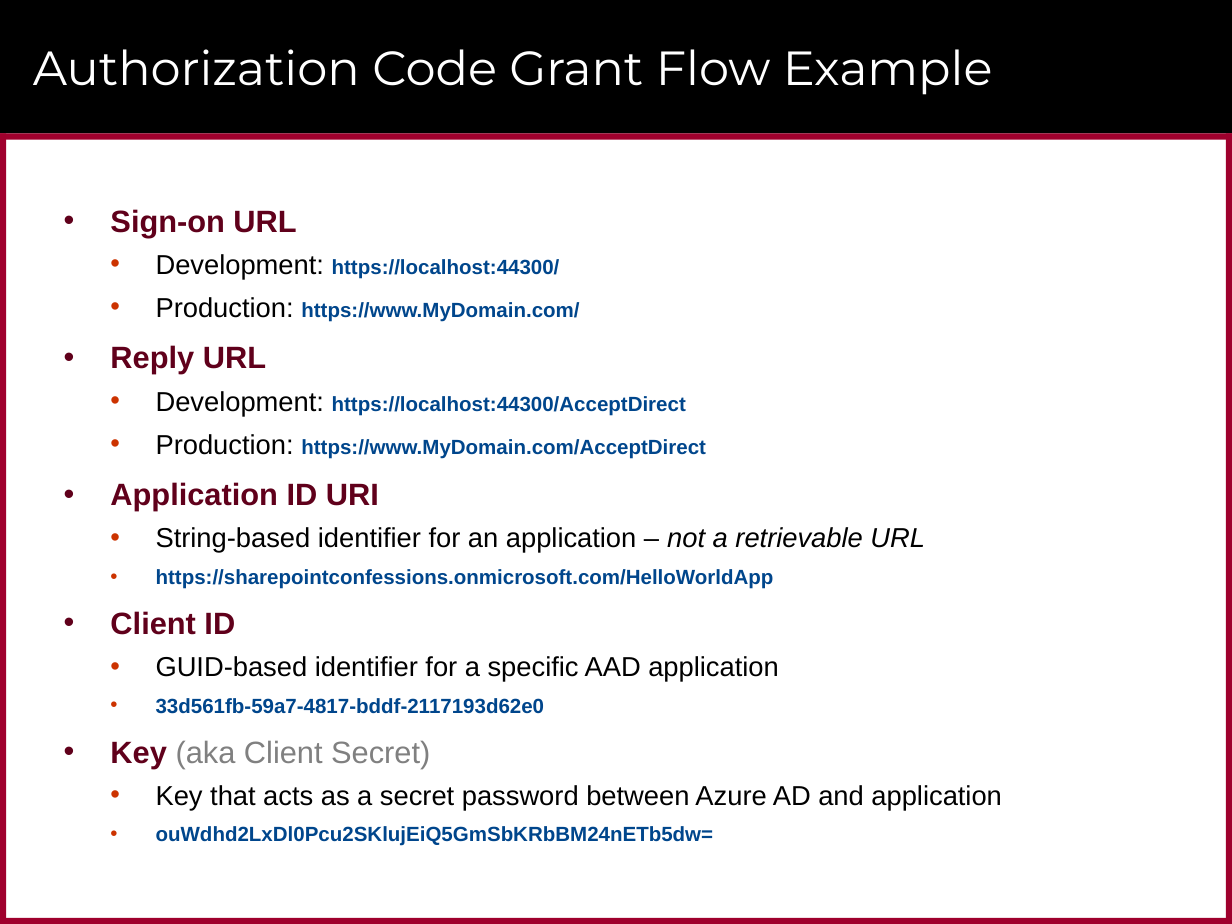
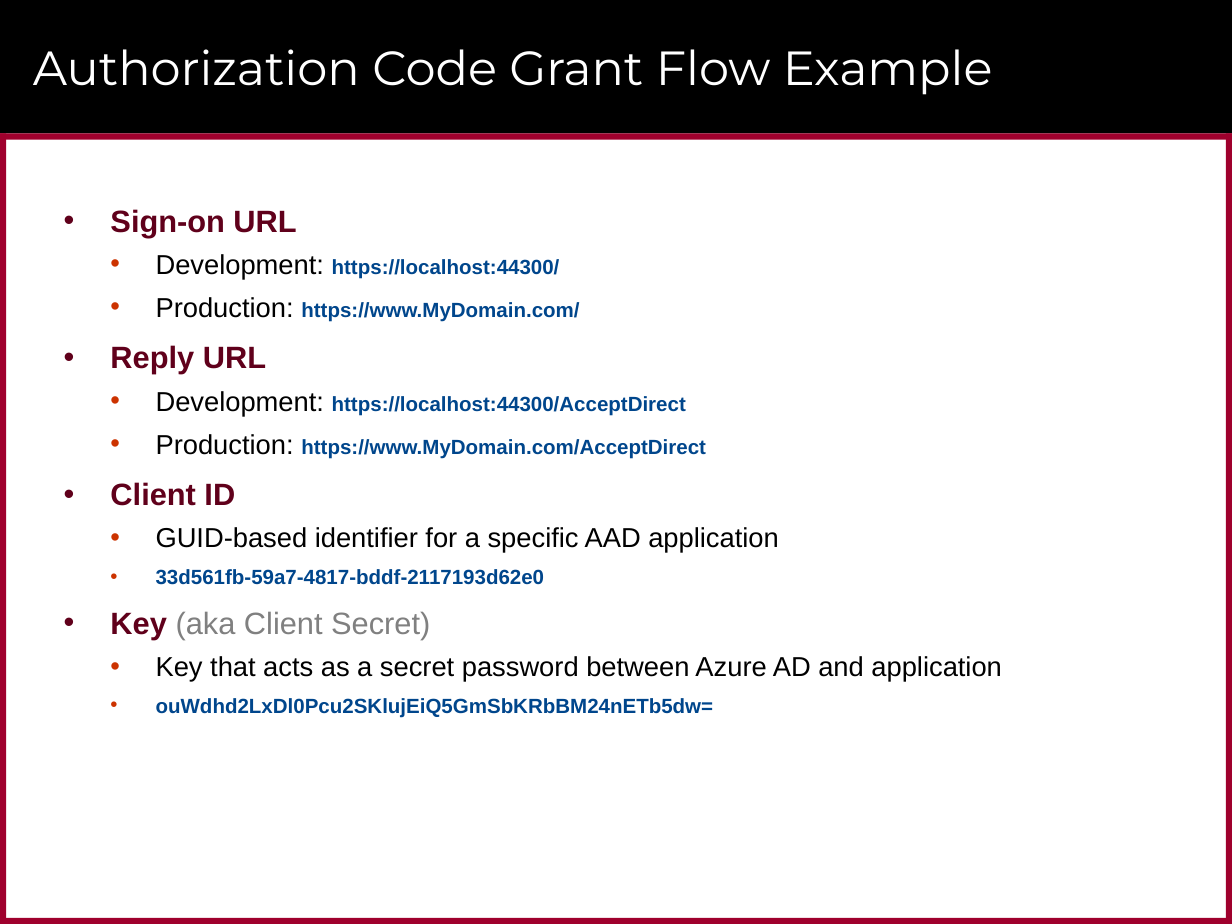
Before and after one commit to CriticalPathTraining/MSD365_Courseware, a slide deck: slide 33 of 07 AzureActiveDirectory.pptx (slide 34 before the commit). Drawn at 1232x924 pixels with LibreOffice and Linux fonts; fonts in the diff are those of the drawing; background and template pictures are left out. Boxes give left, top, right and bottom in pixels: in the first picture for what was removed or moved away, otherwise in the second. Text is boxed around its words. In the diff, an @@ line names an element or a change of style, - is before the commit and + after.

```diff
--- a/07 AzureActiveDirectory.pptx
+++ b/07 AzureActiveDirectory.pptx
@@ text at (110, 482, 925, 589): paragraphs removed @@
-• Application ID URI
-  • String-based identifier for an application – not a retrievable URL
-  • https://sharepointconfessions.onmicrosoft.com/HelloWorldApp
```
Also in this commit, not shown: 2 other slides changed, 1 slide removed, 10 other files.
